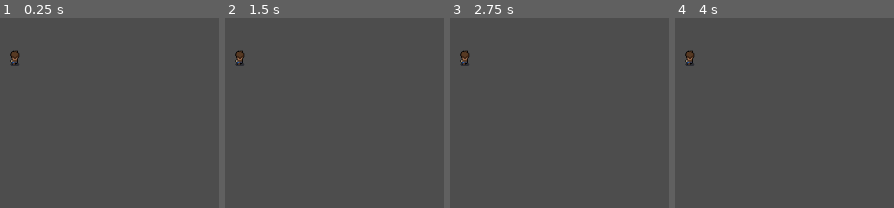
Above: before the commit, frames 1-4 (left to right).
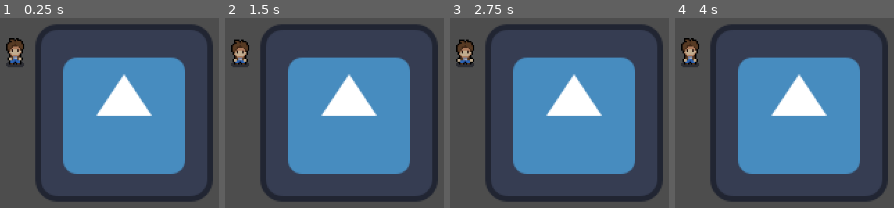
Above: after the commit, the same moments.

Repository: CanUPlayGT/Demo-2D-RPG-Godot
Game: Godot game, scene res://scenes/World.tscn
Same seed, same stepped clock (60 frames per second), same inputs: the game is played once before the commit and once after it. Before the commit the project starts from res://scenes/hero.tscn. The engine's default icon, where the game draws it, is replaced by a stand-in: a white triangle on a blue panel in a dark square.
Inputs:
- Up to frame 1 (0.25 s): no input
- Up to frame 2 (1.5 s): tap Enter at 0.5 s; tap Space at 1.25 s
- Up to frame 3 (2.75 s): tap Enter at 2 s
- Up to frame 4 (4 s): tap Space at 2.75 s; tap Enter at 3.5 s

The runs differ from the first frame. In frame 1, 45% of the frame differs, in the area x 2-98%, y 3-97%; in frame 2, 45%; in frame 3, 45%; in frame 4, 45%.

Commit message:
implement 4-way movement & animation

Diff:
--- a/project.godot
+++ b/project.godot
@@ -11,7 +11,7 @@
 [application]
 
 config/name="Project6"
-run/main_scene="uid://dak5163mgg2v"
+run/main_scene="uid://bhfupg3mhg7no"
 config/features=PackedStringArray("4.6", "Mobile")
 config/icon="res://icon.svg"
 
--- a/scenes/hero.tscn
+++ b/scenes/hero.tscn
@@ -7,18 +7,17 @@
 
 @export_category(\"Stats\")
 @export var speed : int = 480
-
 var move_direction : Vector2 = Vector2.ZERO
+var sprite_direction : String = \"down\"
+@onready  var animated_sprite := $AnimatedSprite2D
 
 
 func _physics_process(_delta: float) -> void:
 	movement_loop()
 
-# Called when the node enters the scene tree for the first time.
 func _ready() -> void:
-	var animation := $AnimatedSprite2D
-
-# Called every frame. 'delta' is the elapsed time since the previous frame.
+	pass
+
 func _process(_delta: float) -> void:
 	pass
 
@@ -27,6 +26,22 @@
 	velocity = move_direction * speed
 	move_and_slide()
 
+	match move_direction:
+		Vector2.RIGHT:
+			sprite_direction = \"right\"
+			animated_sprite.flip_h = false
+		Vector2.LEFT:
+			sprite_direction = \"right\"
+			animated_sprite.flip_h = true
+		Vector2.UP:
+			sprite_direction = \"up\"
+		Vector2.DOWN:
+			sprite_direction = \"down\"
+
+	if move_direction != Vector2.ZERO:
+		animated_sprite.play(\"move_\" + sprite_direction)
+	else:
+		animated_sprite.play(\"idle_\" + sprite_direction)
 "
 
 [sub_resource type="CircleShape2D" id="CircleShape2D_yvbpl"]
@@ -130,27 +145,27 @@
 
 [sub_resource type="AtlasTexture" id="AtlasTexture_rpah5"]
 atlas = ExtResource("1_3uyx6")
-region = Rect2(0, 48, 48, 48)
+region = Rect2(0, 192, 48, 48)
 
 [sub_resource type="AtlasTexture" id="AtlasTexture_4kg8r"]
 atlas = ExtResource("1_3uyx6")
-region = Rect2(48, 48, 48, 48)
+region = Rect2(48, 192, 48, 48)
 
 [sub_resource type="AtlasTexture" id="AtlasTexture_4ul70"]
 atlas = ExtResource("1_3uyx6")
-region = Rect2(96, 48, 48, 48)
+region = Rect2(96, 192, 48, 48)
 
 [sub_resource type="AtlasTexture" id="AtlasTexture_61g13"]
 atlas = ExtResource("1_3uyx6")
-region = Rect2(144, 48, 48, 48)
+region = Rect2(144, 192, 48, 48)
 
 [sub_resource type="AtlasTexture" id="AtlasTexture_7l7r2"]
 atlas = ExtResource("1_3uyx6")
-region = Rect2(192, 48, 48, 48)
+region = Rect2(192, 192, 48, 48)
 
 [sub_resource type="AtlasTexture" id="AtlasTexture_nh6g3"]
 atlas = ExtResource("1_3uyx6")
-region = Rect2(240, 48, 48, 48)
+region = Rect2(240, 192, 48, 48)
 
 [sub_resource type="AtlasTexture" id="AtlasTexture_8v78m"]
 atlas = ExtResource("1_3uyx6")
@@ -326,8 +341,8 @@
 [node name="AnimatedSprite2D" type="AnimatedSprite2D" parent="." unique_id=790478161]
 position = Vector2(0, -17)
 sprite_frames = SubResource("SpriteFrames_syei6")
-animation = &"move_up"
-frame = 3
-frame_progress = 0.5331804
+animation = &"move_right"
+frame_progress = 0.76533884
 
 [node name="Camera2D" type="Camera2D" parent="." unique_id=1057232617]
+zoom = Vector2(2, 2)
